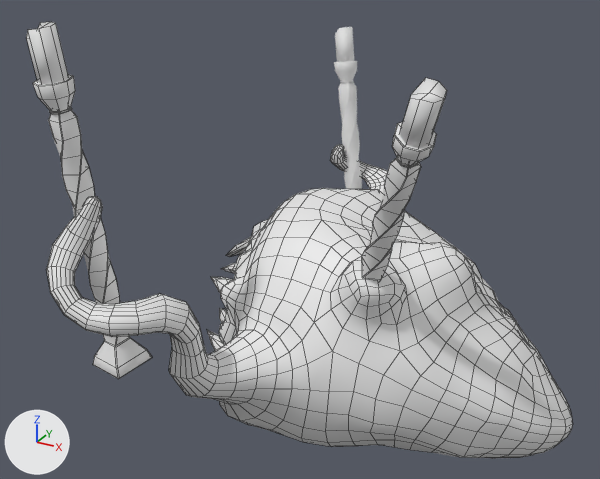
An edit to the FBX model Content/minion/minion.fbx, drawn before and after from the same camera.
Rendered twice from a 50 mm camera at (68.8, -147.2, 89.5) aimed at (-8.5, -6.8, 19.3). Every picture has the same lights, and +X, +Y and +Z are marked at lower left. Mesh edges are drawn as thin lines on the coarser meshes. Where no turn or scale is listed for an object, it has been applied to the vertices.

In view in the first picture: 'CANDLEEXP', 'CANDLEEXP.001', 'CANDLEEXP.002', 'meat1.8', 'toothCombinedArchive.002'.
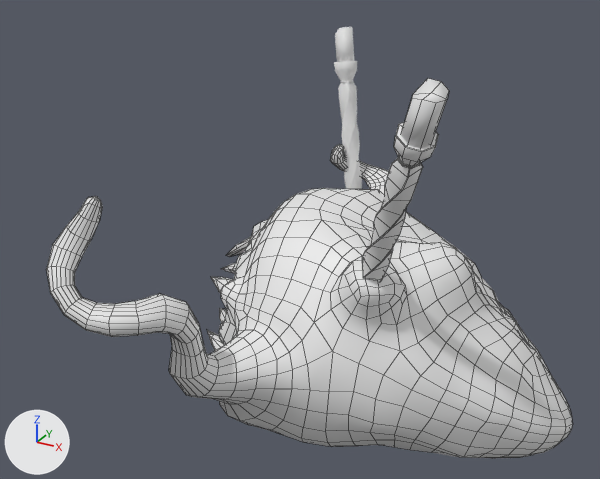
Where the newer file only moved an object's origin or applied its transform, the numbers keep the older frame.

What differs and where, as boxes [x1, y1, x2, y2] in the pictures (600 x 479 px):
'CANDLEEXP', deleted: before [26, 22, 152, 379]

What the commit changed:
Object 'CANDLEEXP' (ob_candleexp) is deleted.
